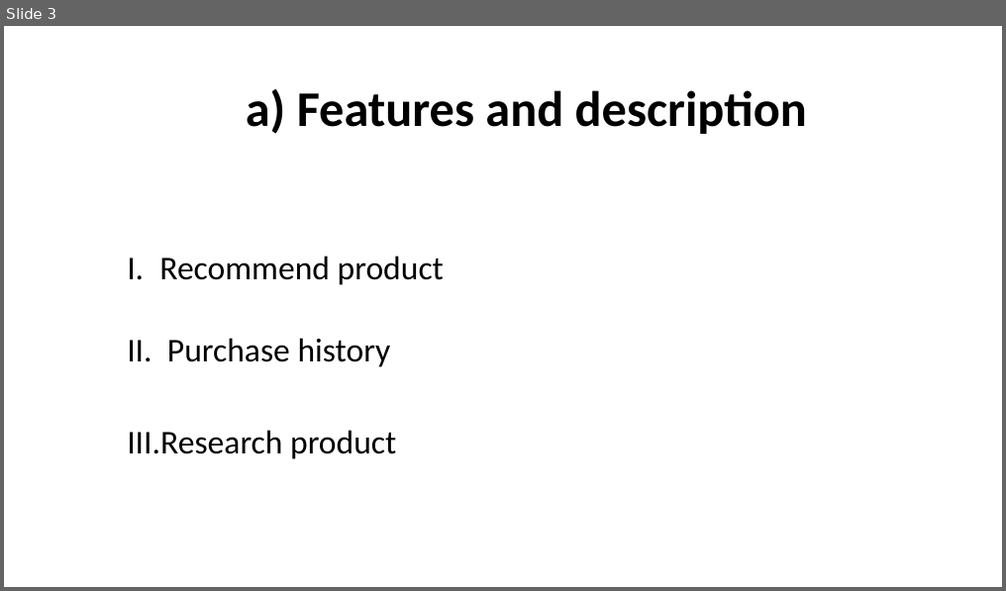
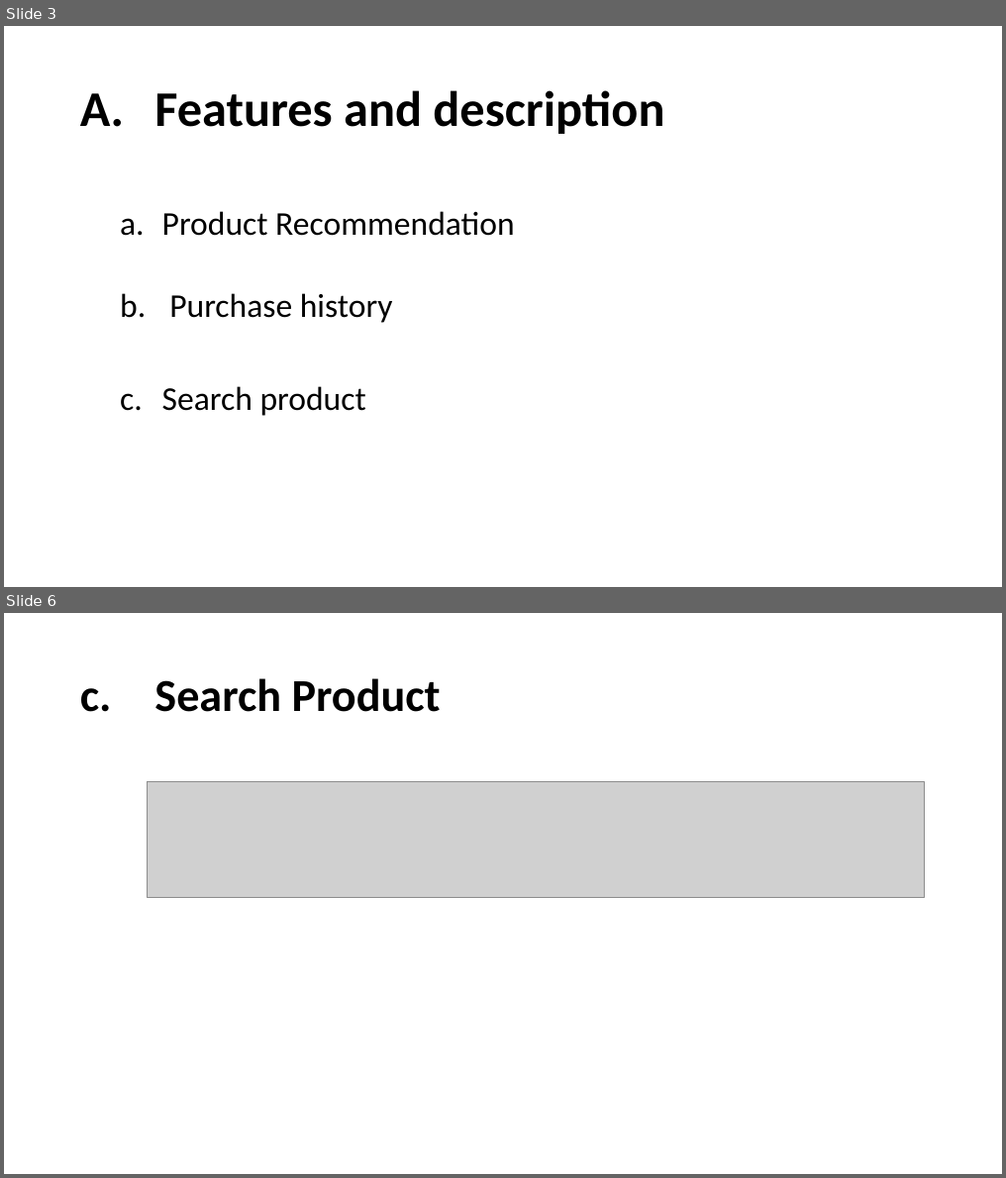
Before and after one commit to tieuduong241096/2017S2-WEB_LAB-, a slide deck: Presentation1.pptx. Shown one above the other, each under a label of ours: slide 3 before the commit, slides 3 and 6 after it; the slides between them are not shown. The pictures are 1006x591 and 1006x1178 pixels, drawn with LibreOffice and Linux fonts; fonts in the diff are those of the drawing; grey boxes stand for pictures. Boxes give left, top, right and bottom in pixels: in the first picture for what was removed or moved away, otherwise in the second. Text is boxed around its words. In the diff, an @@ line names an element or a change of style, - is before the commit and + after.

```diff
--- a/Presentation1.pptx
+++ b/Presentation1.pptx
@@ slide 6 added at (4, 613, 1002, 1174), background #FFFFFF @@
@@ title added at (80, 678, 441, 712), 44 pt, text #000000, bold @@
+c. Search Product
@@ picture added at (148, 782, 924, 897) @@
@@ slide 3 changed as well @@
@@ title at (154, 90, 664, 134): text changed @@
-a) Features and description
+A. Features and description
@@ text "Product Recommendation": place and size @@
-text "Product Recommendation" at (127, 256, 444, 460)
+text "Product Recommendation" at (162, 211, 515, 416)
@@ text at (162, 211, 515, 236): text changed @@
-I. Recommend product
+a. Product Recommendation
@@ text at (169, 293, 393, 323): bullet I. to a. @@
@@ text at (162, 386, 366, 416): text changed @@
-III. Research product
+c. Search product
```
Also in this commit, not shown: 8 other slides changed, 3 other slides added, 6 slides removed.
